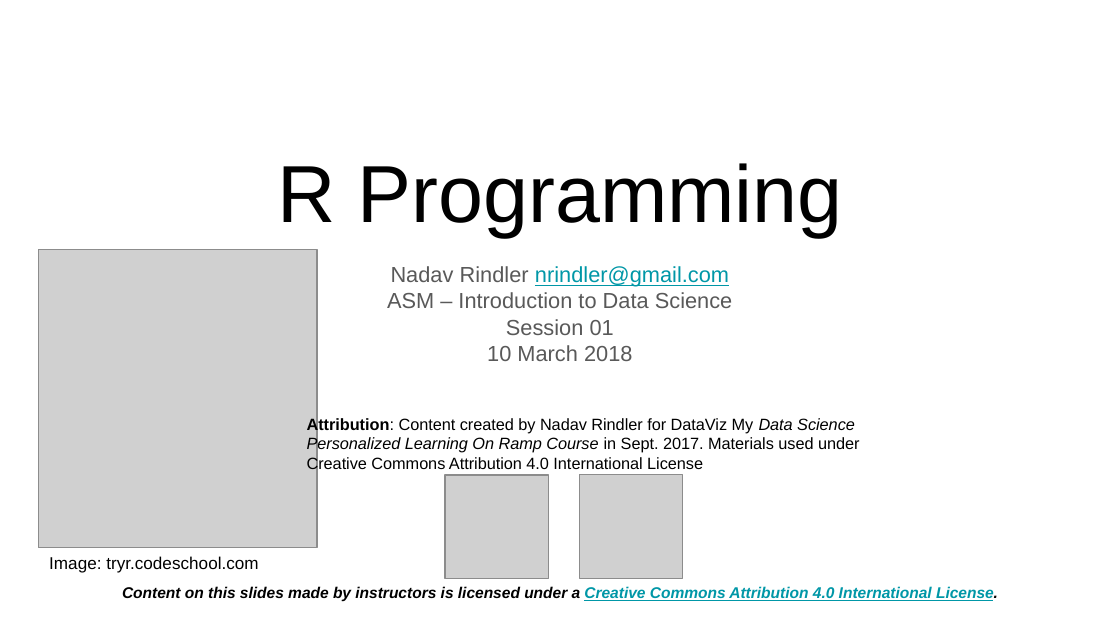
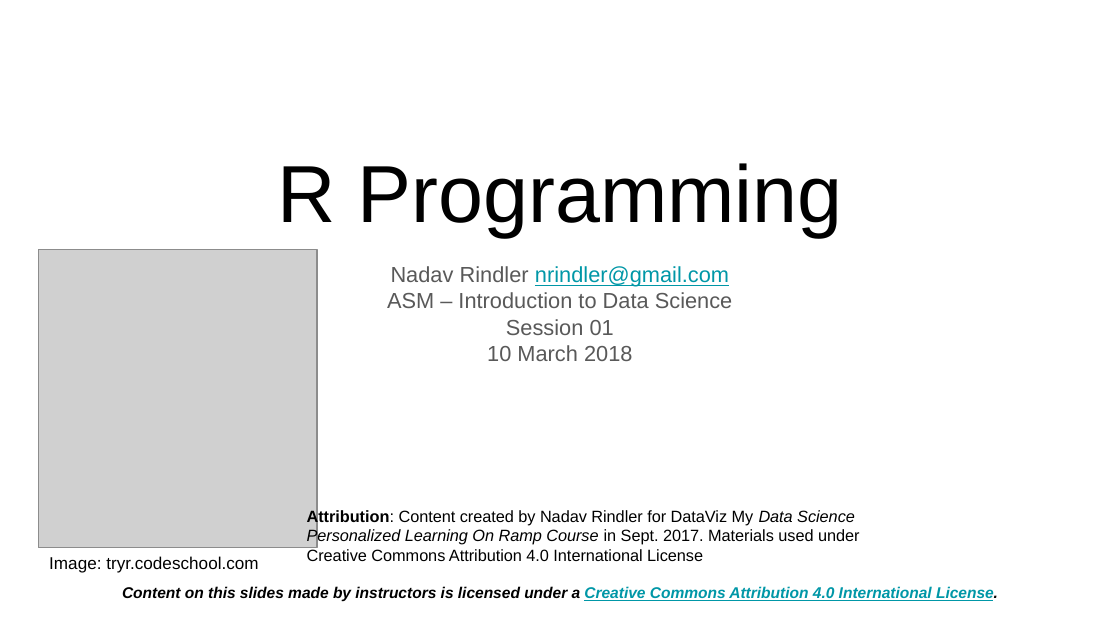
Before and after one commit to nrindler/ASM-IntroDS-Prep, a slide deck: slide 1 of Session1/R/Session1_IntroR.pptx. Drawn at 1120x630 pixels with LibreOffice and Linux fonts; fonts in the diff are those of the drawing; grey boxes stand for pictures. Boxes give left, top, right and bottom in pixels: in the first picture for what was removed or moved away, otherwise in the second. Text is boxed around its words. In the diff, an @@ line names an element or a change of style, - is before the commit and + after.

Commit message:
Updated R slides

```diff
--- a/Session1/R/Session1_IntroR.pptx
+++ b/Session1/R/Session1_IntroR.pptx
@@ picture removed at (445,475,548,578) @@
@@ picture removed at (579,475,682,578) @@
@@ text "Attribution: Content created by Nadav ..." rewrapped from (307,416,859,473) to (307,508,859,561) @@
```
